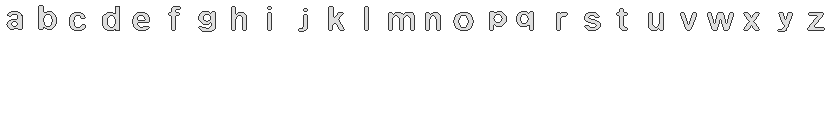
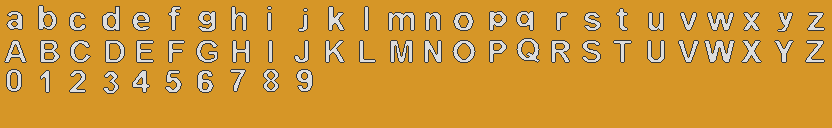
Layered file, before and after one edit (832x128). Changes by layer:
painted on "edge" over 4, 38, 825, 94
added layer "Layer 2" above "Layer 0" over 4, 38, 825, 94
showed "Layer 1" over 0, 0, 832, 128
